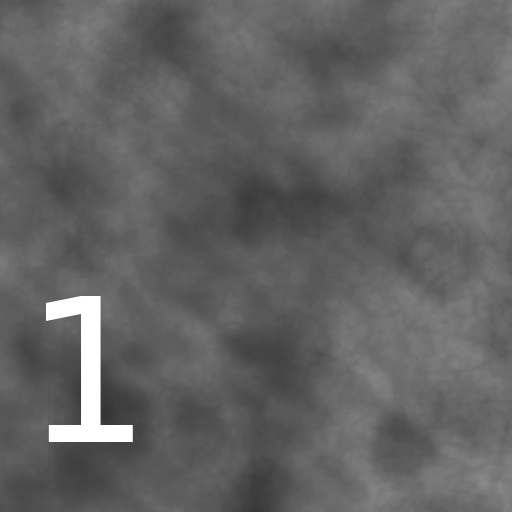
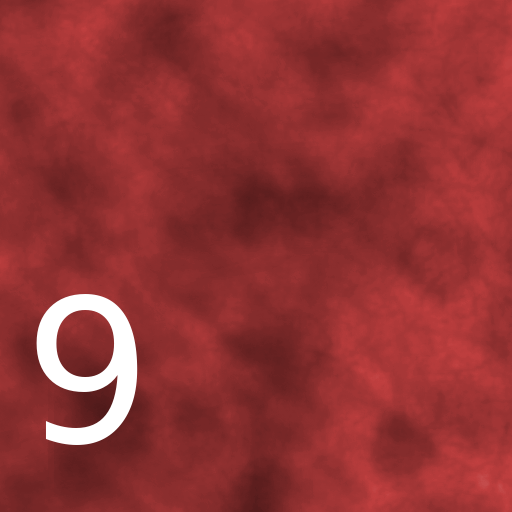
Revision of a layered 512×512 image; what changed, layer by layer:
showed group "9" (1 layers) over (36, 294, 138, 445)
hid group "1" (1 layers) over (45, 296, 133, 442)
hid "unavailable" over (0, 0, 512, 512)
added layer "selected" above "background" over (0, 0, 512, 512)
